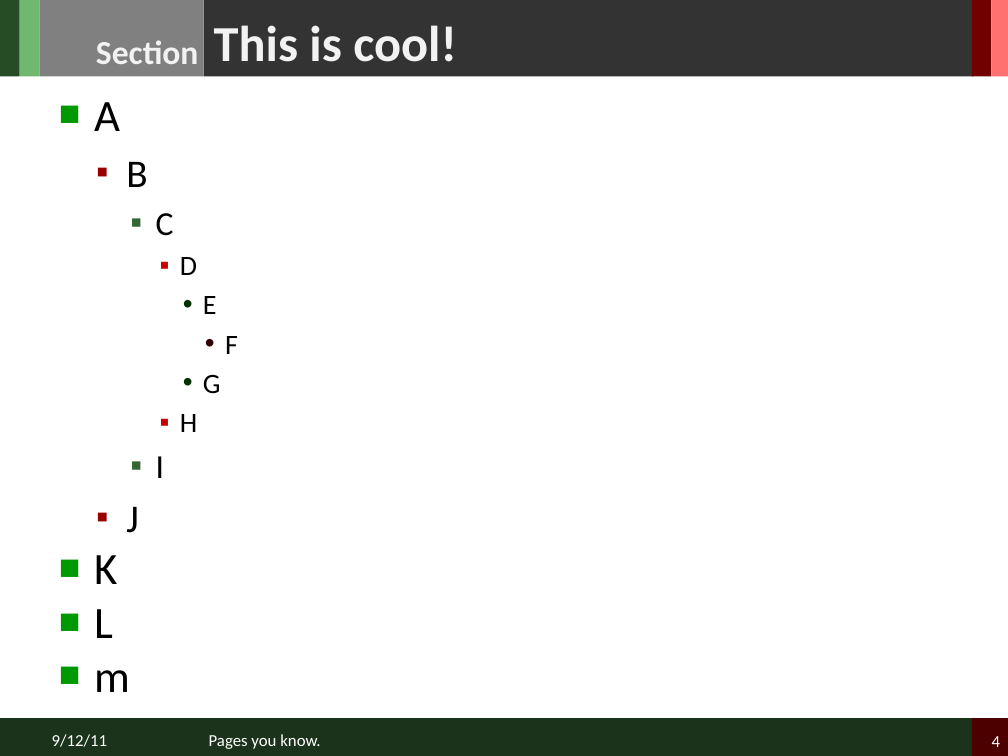
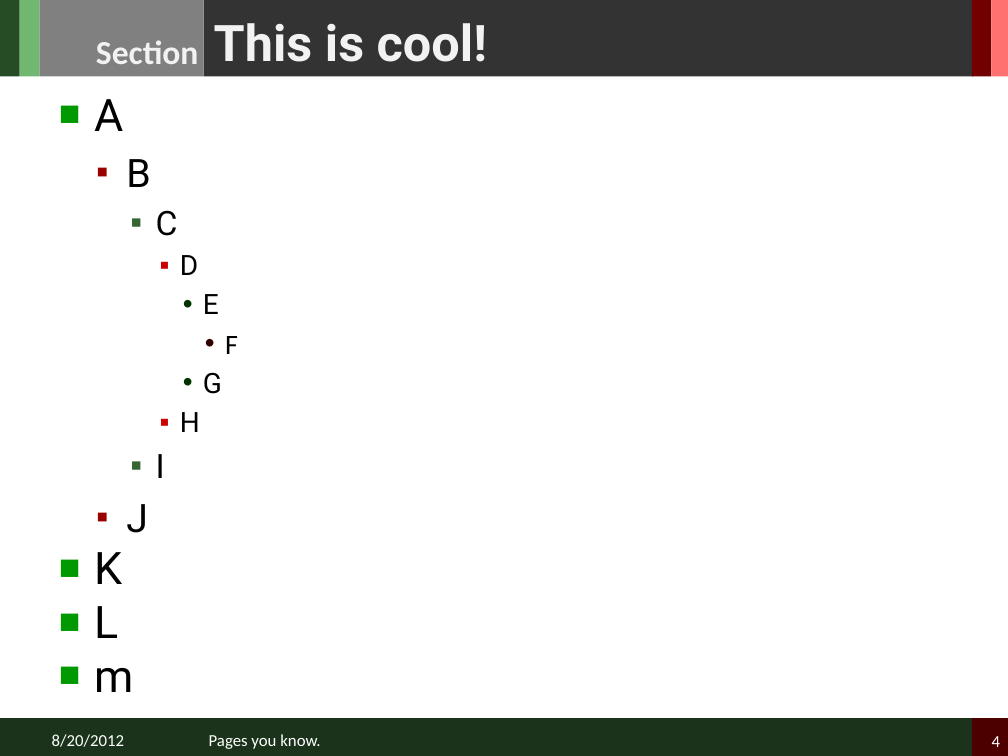
Before and after one commit to lucienzhu/lucienzhu.github.com, a slide deck: slide 4 of files/xlzhuathku_ppt_template.pptx. Drawn at 1008x756 pixels with LibreOffice and Linux fonts; fonts in the diff are those of the drawing. Boxes give left, top, right and bottom in pixels: in the first picture for what was removed or moved away, otherwise in the second. Text is boxed around its words. In the diff, an @@ line names an element or a change of style, - is before the commit and + after.

```diff
--- a/files/xlzhuathku_ppt_template.pptx
+++ b/files/xlzhuathku_ppt_template.pptx
@@ title "This is cool!" at (x1=214, y1=23, x2=487, y2=62): font Calibri to Roboto @@
@@ text at (x1=94, y1=99, x2=222, y2=692): font Calibri to Roboto @@
@@ text at (x1=52, y1=734, x2=124, y2=747): text changed @@
-9/12/11
+8/20/2012
```
Also in this commit, not shown: 3 other slides changed, 2 other files.
